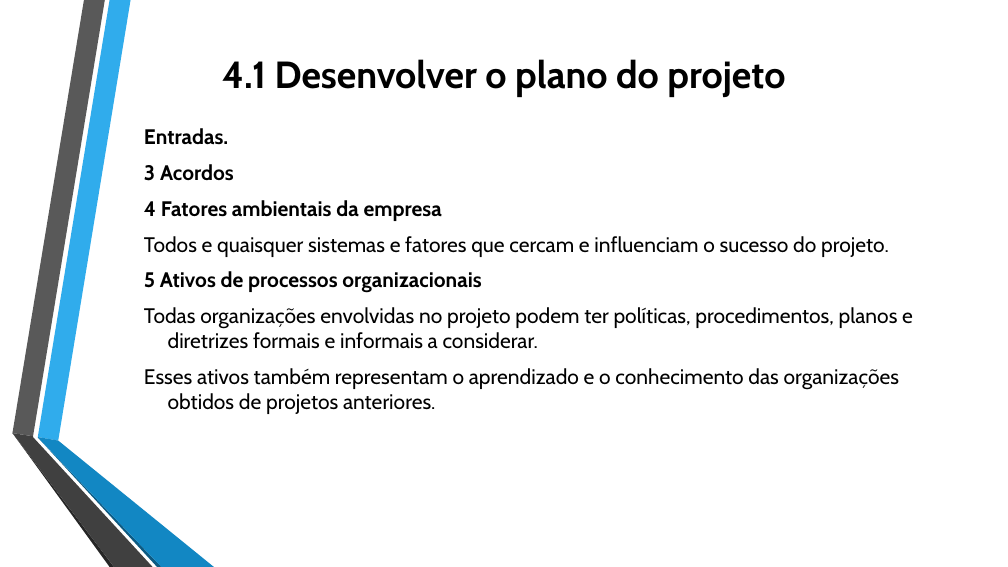
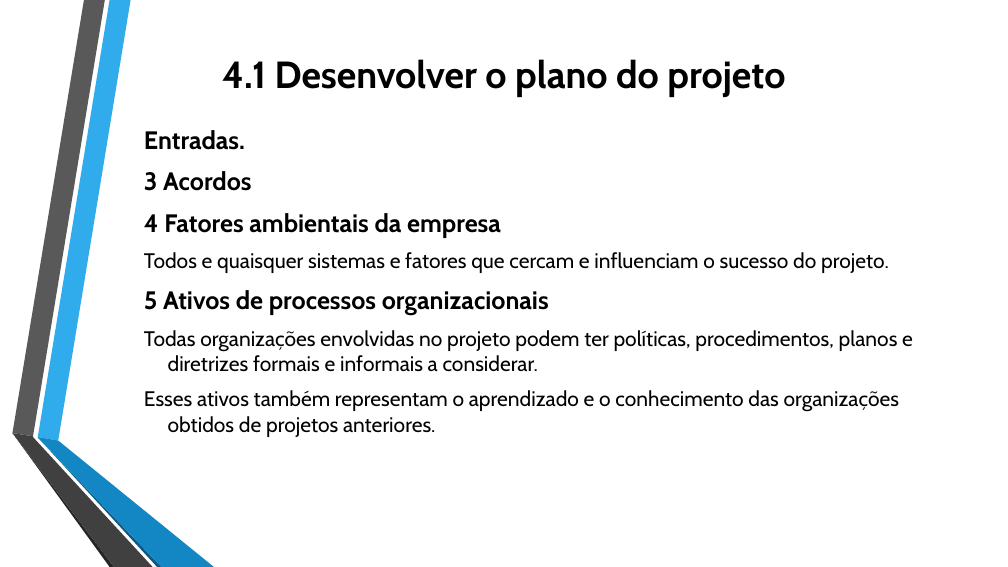
Before and after one commit to jharbes/ADMINISTRACAO-DE-REDES, a slide deck: slide 5 of RELATORIO PROVA P2/relatorio-pmbok-capitulo4-jharbes.pptx. Drawn at 1008x567 pixels with LibreOffice and Linux fonts; fonts in the diff are those of the drawing. Boxes give left, top, right and bottom in pixels: in the first picture for what was removed or moved away, otherwise in the second. Text is boxed around its words. In the diff, an @@ line names an element or a change of style, - is before the commit and + after.

```diff
--- a/RELATORIO PROVA P2/relatorio-pmbok-capitulo4-jharbes.pptx
+++ b/RELATORIO PROVA P2/relatorio-pmbok-capitulo4-jharbes.pptx
@@ text at box(144, 130, 549, 315): size 20 to 24 pt in "Entradas.", "3 Acordos", "4 Fatores ambientais da empresa", "5 Ativos de processos organizacionais" @@
```
Also in this commit, not shown: 7 other slides changed.
